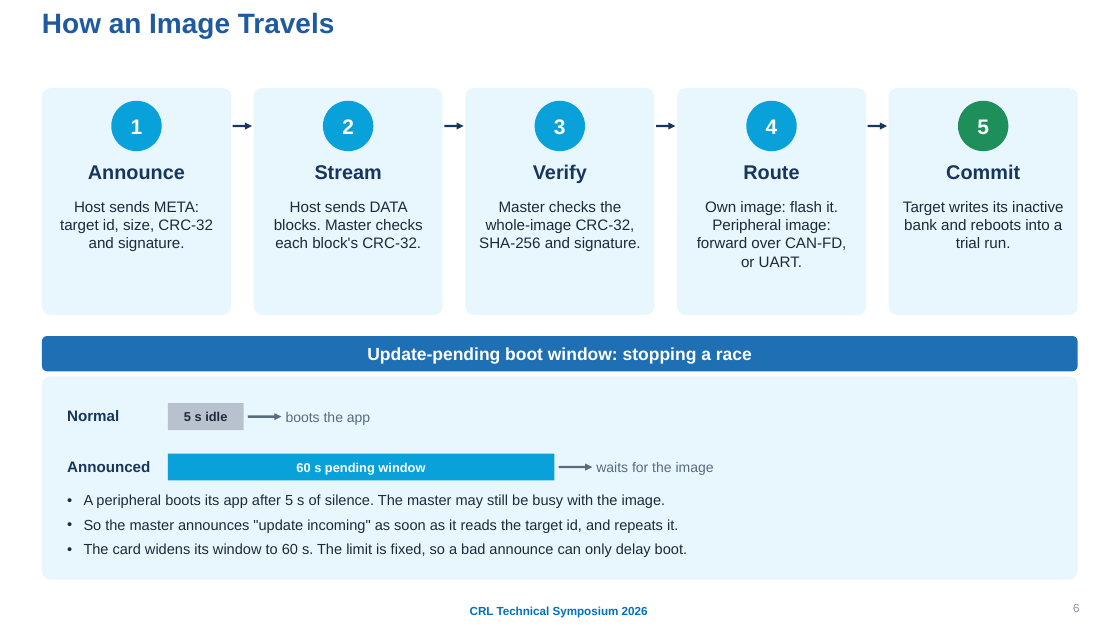
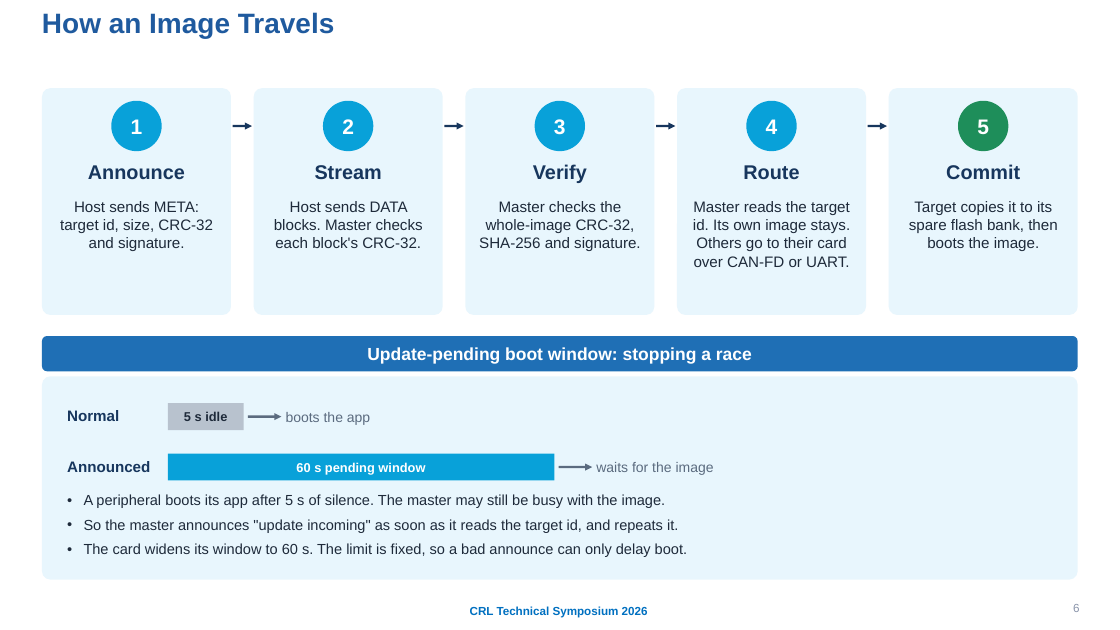
Before and after one commit to AbhinavXT/misc, a slide deck: slide 6 of Multiprotocol_Bootloader_CRL_Symposium.pptx. Drawn at 1120x630 pixels with LibreOffice and Linux fonts; fonts in the diff are those of the drawing; background and template pictures are left out. Boxes give left, top, right and bottom in pixels: in the first picture for what was removed or moved away, otherwise in the second. Text is boxed around its words. In the diff, an @@ line names an element or a change of style, - is before the commit and + after.

```diff
--- a/Multiprotocol_Bootloader_CRL_Symposium.pptx
+++ b/Multiprotocol_Bootloader_CRL_Symposium.pptx
@@ text at <box>693,201,851,267</box>: text changed @@
-Own image: flash it. Peripheral image: forward over CAN-FD, or UART.
+Master reads the target id. Its own image stays. Others go to their card over CAN-FD or UART.
@@ text at <box>909,201,1057,251</box>: text changed @@
-Target writes its inactive bank and reboots into a trial run.
+Target copies it to its spare flash bank, then boots the image.
```
Also in this commit, not shown: 4 other slides changed.
